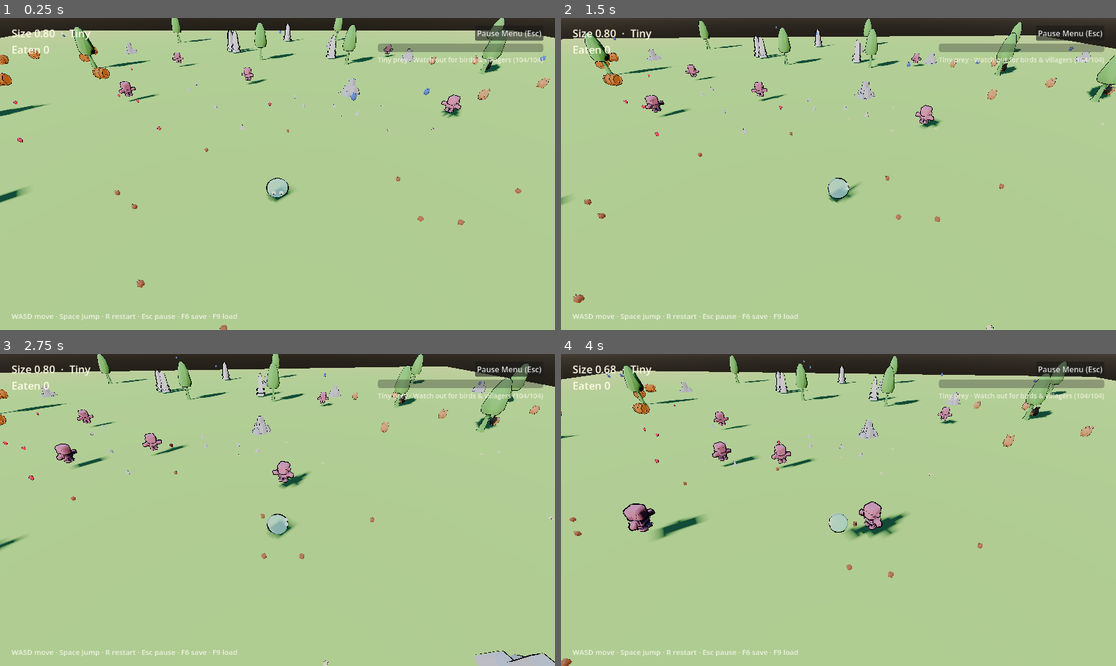
Above: before the commit, frames 1-4 (two rows, left to right).
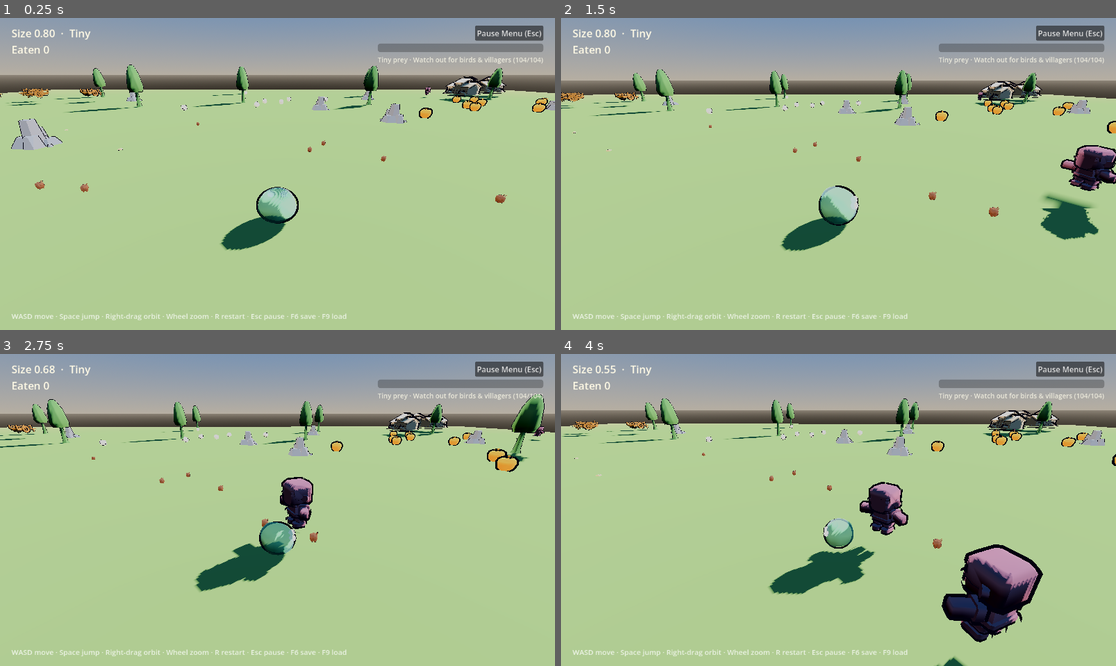
Above: after the commit, the same moments.

Repository: EN-rain/how-to-live-as-a-slime
Game: Godot game, scene res://scenes/main.tscn
Two runs of this game, one before a commit and one after it. Both use one fixed random seed, a clock stepped at 60 frames per second and the inputs below.
Inputs (mouse positions are in pixels of both pictures, inside the frame that each line leads up to):
- Up to frame 1 (0.25 s): no input
- Up to frame 2 (1.5 s): move the mouse to (960, 158) at 0.52 s; hold D (move_right) 0.53-1.25 s; tap Space (jump) at 0.6, 0.77, 1.07 s; click (960, 158) at 0.67 s; drag from (727, 189) to (810, 236) at 1.27 s
- Up to frame 3 (2.75 s): move the mouse to (333, 441) at 2.02 s; hold D (move_right) from 2.03 s (still down); tap Space (jump) at 2.1 s; click (333, 441) at 2.17 s
- Up to frame 4 (4 s): release D (move_right) at 2.75 s; drag from (810, 572) to (672, 463) at 2.77 s; move the mouse to (1005, 556) at 3.52 s; hold A (move_left) from 3.53 s (still down); tap Space (jump) at 3.6, 3.77 s; click (1005, 556) at 3.67 s

The runs differ from the first frame. In frame 1, 27% of the frame differs, in the area x 0-100%, y 0-100%; in frame 2, 30%; in frame 3, 29%; in frame 4, 32%.

Commit message:
feat(camera): third-person orbit camera with wall collision
The old camera was a fixed high chase cam, so the slime was always seen
from above and the player could not look around.

- Main owns yaw/pitch/zoom: right- or middle-drag orbits, the wheel zooms
  between 0.65x and 1.8x, and pitch clamps to 0.05-1.2 rad.
- The camera sits at a low 22 degree elevation and raycasts layer 1 from
  the look target, pulling in front of walls/trees/rocks (snap-in fast,
  ease-out normal) instead of clipping through them.
- WASD is camera-relative via Slime._camera_relative(), so forward is
  always away from the camera after orbiting.
- Camera far plane grows to 220 m for the larger arena, and the HUD hint
  lists orbit and zoom.

Diff:
--- a/scenes/main.tscn
+++ b/scenes/main.tscn
@@ -27,7 +27,7 @@
 current = true
 fov = 68.0
 near = 0.1
-far = 160.0
+far = 220.0
 
 [node name="Edibles" type="Node3D" parent="."]
 
@@ -54,7 +54,7 @@
 grow_vertical = 0
 theme_override_colors/font_color = Color(1, 1, 1, 0.75)
 theme_override_font_sizes/font_size = 15
-text = "WASD move · Space jump · R restart · Esc pause · F6 save · F9 load"
+text = "WASD move · Space jump · Right-drag orbit · Wheel zoom · R restart · Esc pause · F6 save · F9 load"
 
 [node name="GameMenus" parent="." instance=ExtResource("4_menus")]
 
--- a/scripts/main.gd
+++ b/scripts/main.gd
@@ -10,6 +10,12 @@
 const SHAKE_FREQUENCY := 32.0
 const HURT_TRAUMA := 0.4
 const BURST_POOL_INITIAL_SIZE := 6
+const WORLD_COLLISION_LAYER := 1
+const CAMERA_WALL_MARGIN := 0.3
+const CAMERA_MIN_DISTANCE := 0.9
+const CAMERA_MIN_PITCH := 0.05
+const CAMERA_MAX_PITCH := 1.2
+const CAMERA_ZOOM_STEP := 0.1
 
 ## Deterministic edible clusters: resource, amount, centre and spread.
 ## Adding food = adding a .tres here (or a new line pointing at one).
@@ -45,11 +51,18 @@
 @export var tier_medium: float = 1.7
 
 @export_group("Camera & Shake")
-@export var camera_base_distance: float = 3.4
-@export var camera_size_distance: float = 4.6
-@export var camera_height_ratio: float = 0.85
+## Third-person orbit: distance behind the slime at the smallest size.
+@export var camera_base_distance: float = 3.3
+## Extra orbit distance per unit of slime size, so big slimes stay framed.
+@export var camera_size_distance: float = 1.7
+## Camera elevation above the look target. ~20-25 degrees reads as third person.
+@export_range(-5.0, 75.0, 1.0) var camera_pitch_deg: float = 22.0
+@export_range(0.01, 1.0, 0.01) var camera_orbit_sensitivity: float = 0.22
+## Look target height above the slime's origin, per unit of size.
 @export var camera_look_height: float = 0.9
-@export var camera_smooth: float = 5.0
+@export var camera_smooth: float = 8.0
+@export_range(0.5, 1.0, 0.05) var camera_zoom_min: float = 0.65
+@export_range(1.0, 3.0, 0.05) var camera_zoom_max: float = 1.8
 @export var trauma_decay: float = 1.6
 
 @export_group("Spawning")
@@ -69,6 +82,9 @@
 var _trauma := 0.0
 var _shake_time := 0.0
 var _camera_ready := false
+var _camera_yaw := PI
+var _camera_pitch := 0.0
+var _camera_zoom := 1.0
 var _remaining := 0
 var _total_spawned := 0
 var _elapsed_time := 0.0
@@ -100,6 +116,7 @@
 		eat_sound = get_node_or_null("EatSound") as AudioStreamPlayer
 
 	player.position = Vector3(0, 1.0, 0)
+	_camera_pitch = deg_to_rad(camera_pitch_deg)
 	_prewarm_burst_pool()
 	_spawn_edibles()
 	_spawn_mobs()
@@ -136,6 +153,23 @@
 		return
 	if event.is_action_pressed("restart"):
 		restart_game()
+
+	# Third-person orbit: right/middle-drag to look around, wheel to zoom.
+	if event is InputEventMouseMotion and event.button_mask & (MOUSE_BUTTON_MASK_RIGHT | MOUSE_BUTTON_MASK_MIDDLE):
+		_camera_yaw -= event.relative.x * deg_to_rad(camera_orbit_sensitivity)
+		_camera_pitch = clampf(
+			_camera_pitch + event.relative.y * deg_to_rad(camera_orbit_sensitivity),
+			CAMERA_MIN_PITCH,
+			CAMERA_MAX_PITCH
+		)
+		get_viewport().set_input_as_handled()
+	elif event is InputEventMouseButton and event.pressed:
+		if event.button_index == MOUSE_BUTTON_WHEEL_UP:
+			_camera_zoom = maxf(camera_zoom_min, _camera_zoom - CAMERA_ZOOM_STEP)
+			get_viewport().set_input_as_handled()
+		elif event.button_index == MOUSE_BUTTON_WHEEL_DOWN:
+			_camera_zoom = minf(camera_zoom_max, _camera_zoom + CAMERA_ZOOM_STEP)
+			get_viewport().set_input_as_handled()
 
 
 func _wire_menus() -> void:
@@ -352,7 +386,7 @@
 	var cam := Camera3D.new()
 	cam.fov = 68.0
 	cam.near = 0.1
-	cam.far = 160.0
+	cam.far = 220.0
 	add_child(cam)
 	cam.current = true
 	return cam
@@ -361,14 +395,22 @@
 func _update_camera(delta: float) -> void:
 	if not is_instance_valid(player) or camera == null:
 		return
-	var distance := camera_base_distance + camera_size_distance * player.size
+	var distance := (camera_base_distance + camera_size_distance * player.size) * _camera_zoom
 	var target := player.global_position + Vector3(0, camera_look_height * player.size, 0)
-	var desired := player.global_position + Vector3(0, distance * camera_height_ratio, distance)
+	var pitch := clampf(_camera_pitch, CAMERA_MIN_PITCH, CAMERA_MAX_PITCH)
+	var offset := Vector3(
+		sin(_camera_yaw) * cos(pitch),
+		sin(pitch),
+		cos(_camera_yaw) * cos(pitch)
+	) * distance
+	var desired := _clamp_camera_to_world(target, target + offset)
 	if not _camera_ready:
 		camera.global_position = desired
 		_camera_ready = true
 	else:
-		camera.global_position = camera.global_position.lerp(desired, clampf(camera_smooth * delta, 0.0, 1.0))
+		# Pull in fast (never let a wall cover the player), ease out normally.
+		var follow := camera_smooth * (2.0 if desired.distance_to(target) < camera.global_position.distance_to(target) else 1.0)
+		camera.global_position = camera.global_position.lerp(desired, clampf(follow * delta, 0.0, 1.0))
 	camera.look_at(target, Vector3.UP)
 	if _trauma > 0.0:
 		_shake_time += delta * SHAKE_FREQUENCY
@@ -378,6 +420,24 @@
 			sin(_shake_time * 1.7), sin(_shake_time * 2.3), sin(_shake_time * 1.3)
 		) * shake * 0.45
 		camera.rotate_object_local(Vector3(0, 0, 1), sin(_shake_time * 1.1) * shake * 0.03)
+
+
+## Keeps the camera out of walls, trees, and rocks by raycasting from the
+## slime's look target outward and pulling the camera in front of the hit.
+func _clamp_camera_to_world(target: Vector3, desired: Vector3) -> Vector3:
+	var space := get_world_3d().direct_space_state
+	if space == null:
+		return desired
+	var query := PhysicsRayQueryParameters3D.create(target, desired, WORLD_COLLISION_LAYER)
+	if is_instance_valid(player):
+		query.exclude = [player.get_rid()]
+	var hit := space.intersect_ray(query)
+	if hit.is_empty():
+		return desired
+	var pos: Vector3 = hit["position"] + (target - desired).normalized() * CAMERA_WALL_MARGIN
+	if pos.distance_to(target) < CAMERA_MIN_DISTANCE:
+		pos = target + (desired - target).normalized() * CAMERA_MIN_DISTANCE
+	return pos
 
 
 func _add_trauma(amount: float) -> void:
--- a/scripts/slime.gd
+++ b/scripts/slime.gd
@@ -133,7 +133,7 @@
 func _physics_process(delta: float) -> void:
 	var horizontal := Input.get_axis("move_left", "move_right")
 	var forward := Input.get_axis("move_back", "move_forward")
-	var dir := Vector3(horizontal, 0.0, -forward)
+	var dir := _camera_relative(horizontal, forward)
 	if dir.length_squared() > 1.0:
 		dir = dir.normalized()
 
@@ -162,6 +162,21 @@
 	_material.set_shader_parameter("wobble_amplitude", wobble_idle + move_ratio * wobble_move)
 	_visual_scale = _visual_scale.lerp(Vector3.ONE, clampf(squash_recover * delta, 0.0, 1.0))
 	_mesh.scale = _visual_scale
+
+
+## WASD is camera-relative, so "forward" always means away from the camera
+## even after the third-person camera orbits around the slime.
+func _camera_relative(horizontal: float, forward: float) -> Vector3:
+	var cam := get_viewport().get_camera_3d()
+	if cam == null:
+		return Vector3(horizontal, 0.0, -forward).limit_length(1.0)
+	var cam_forward := -cam.global_basis.z
+	cam_forward.y = 0.0
+	cam_forward = cam_forward.normalized()
+	var cam_right := cam.global_basis.x
+	cam_right.y = 0.0
+	cam_right = cam_right.normalized()
+	return (cam_right * horizontal + cam_forward * forward).limit_length(1.0)
 
 
 func _process(delta: float) -> void:
